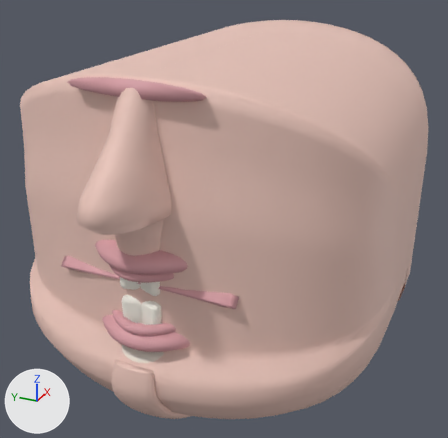
A saved change to the glTF model tools/boca3d_demo/cara.glb.
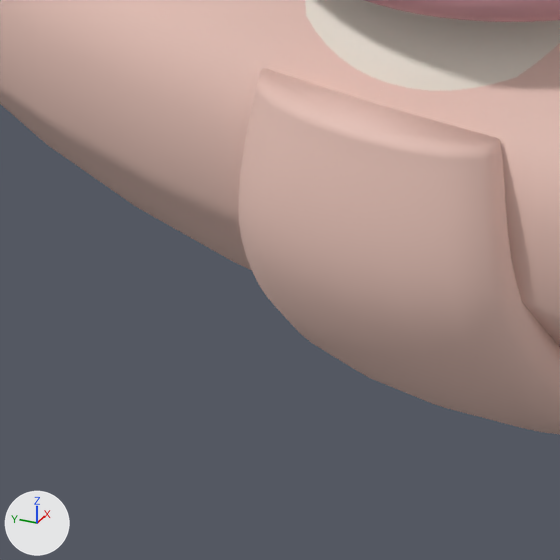
Old and new are each drawn whole from a 50 mm camera at (-8.67, -3.94, 4.77) aimed at (0.11, 0.01, 0.38) and again close up on the part from 16% to 36% of the width and 80% to 100% of the height. Every picture has the same lights, and +X, +Y and +Z are marked at lower left. The last two pictures show the newer version. Both versions are drawn at full value of the shape key 'estirar' of 'labio_inferior'; the numbers are the values there. Vertices at exactly the same position are counted once.

The first close-up shows 'cabeza_cercana', 'cabeza_lejana', 'encia_inferior', 'mandibula_modelada', 'menton'.
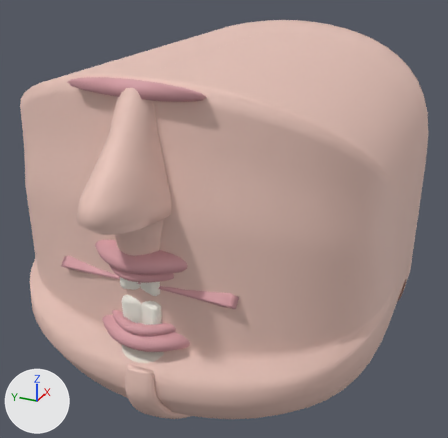
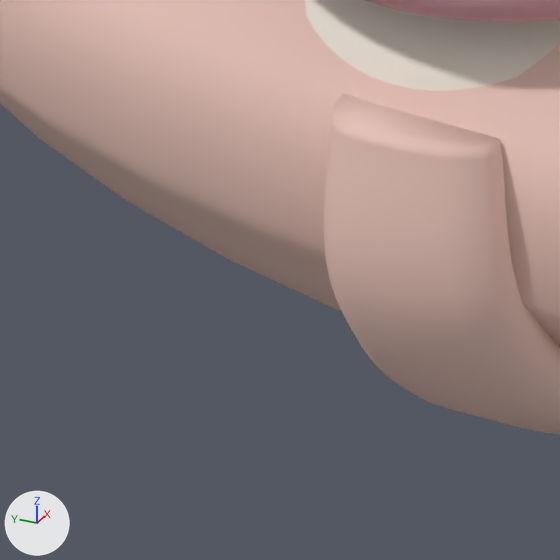
Patch to the scene script:
```diff
--- a/tools/boca3d_demo/cara.glb.py
+++ b/tools/boca3d_demo/cara.glb.py
@@ me_menton @@
 # used by ob_menton; location = (0.0, 0.0, 0.0)
-me_menton.from_pydata(...)  # 784 vertices, 1564 faces; spans x -3.07..2.01, y -0.48..0.48, z -2.27..-0.53
+me_menton.from_pydata(...)  # 784 vertices, 1564 faces; spans x -3.07..2.01, y -0.48..0.14, z -2.27..-0.53
+# me_menton part 1: all 343 vertices in x -3.06..2.01, y 0.11..0.48, z -2.26..-0.53 are scaled about the mesh origin by (1, 0.3, 1)
 me_menton.materials.append(mat_piel)
```

Pixel boxes (x1, y1, x2, y2) of what changed, in the close-ups (560 x 560 px; the box of a moved part takes in the faces that stretch with it):
'menton', reshaped
    before: (239, 68, 560, 435)
    after: (324, 94, 560, 435)
part 1 of me_menton, moved or reshaped
    before: (239, 68, 424, 400)
    after: (324, 94, 412, 393)
